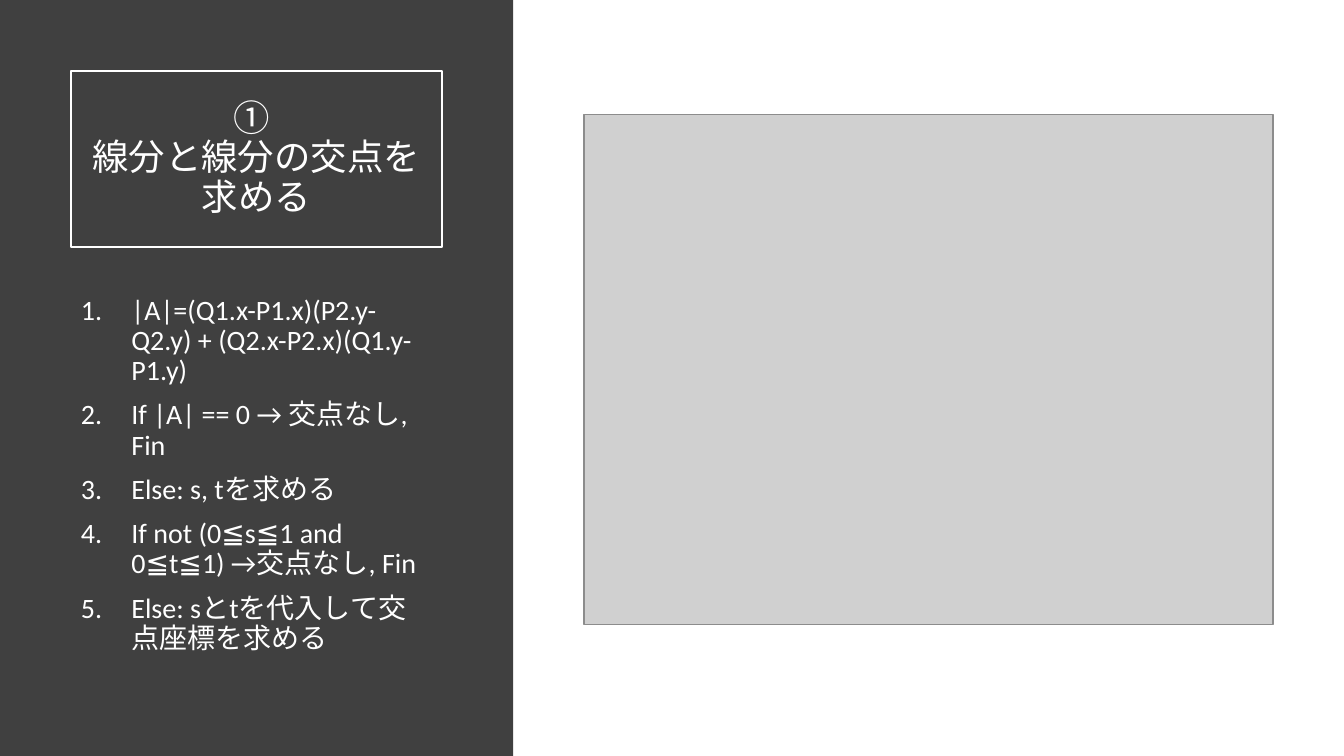
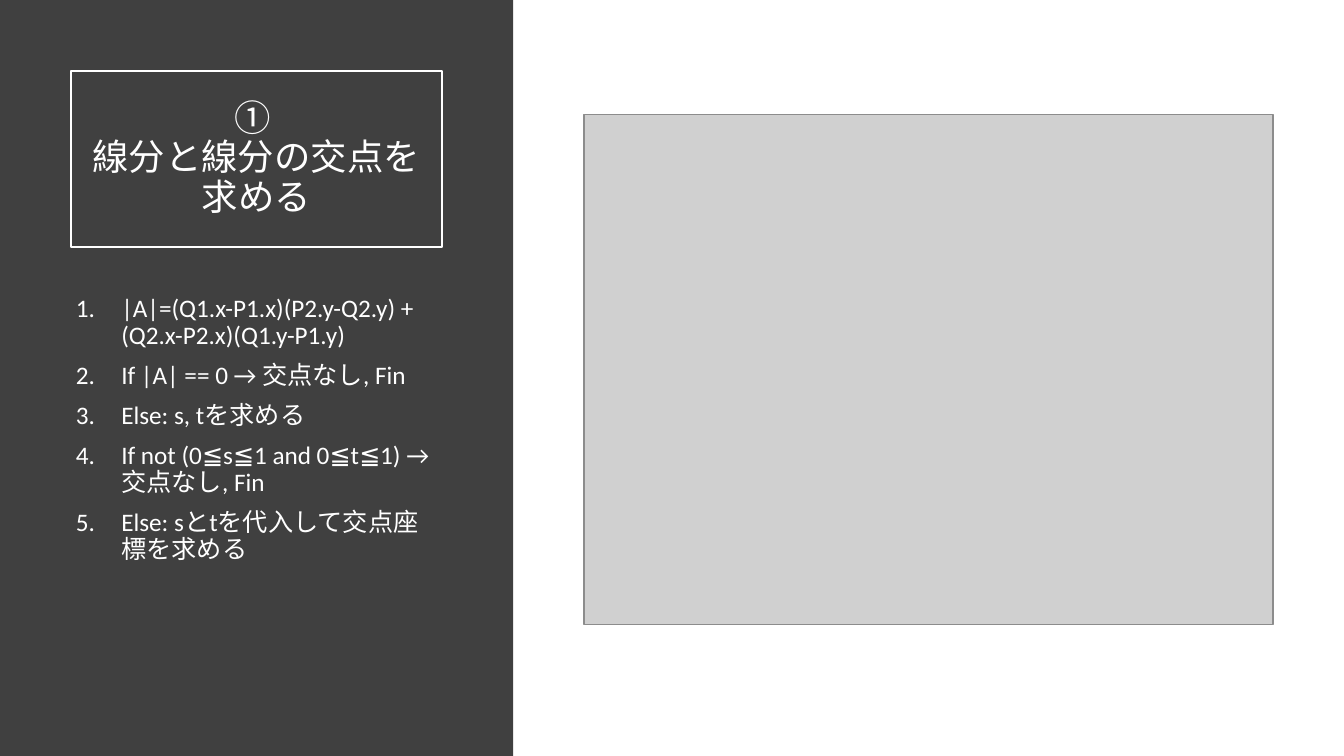
Before and after one commit to ie03-aizu-2019/ie03project-skys, a slide deck: slide 7 of Reports/Midterm.pptx (slide 5 before the commit). Drawn at 1344x756 pixels with LibreOffice and Linux fonts; fonts in the diff are those of the drawing; grey boxes stand for pictures. Boxes give left, top, right and bottom in pixels: in the first picture for what was removed or moved away, otherwise in the second. Text is boxed around its words. In the diff, an @@ line names an element or a change of style, - is before the commit and + after.

```diff
--- a/Reports/Midterm.pptx
+++ b/Reports/Midterm.pptx
@@ text "|A|=(Q1.x-P1.x)(P2.y-Q2.y) + (Q2.x-P2.x)(Q1.y-P1.y)" at (x1=121, y1=299, x2=406, y2=531): size 20 to 18 pt; indent changed; less space between paragraphs @@
```
Also in this commit, not shown: 13 other slides changed, 2 slides added, 2 slides removed.
